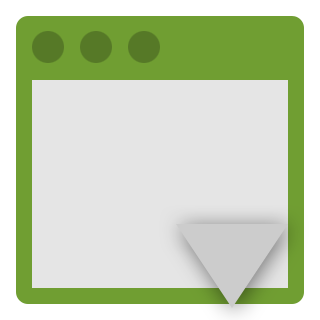
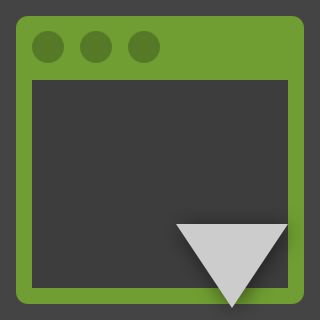
Before/after of a 320 x 320 layered artwork. What changed in the layer stack:
added layer "grey ref bg" over [left=0, top=0, right=320, bottom=320]
